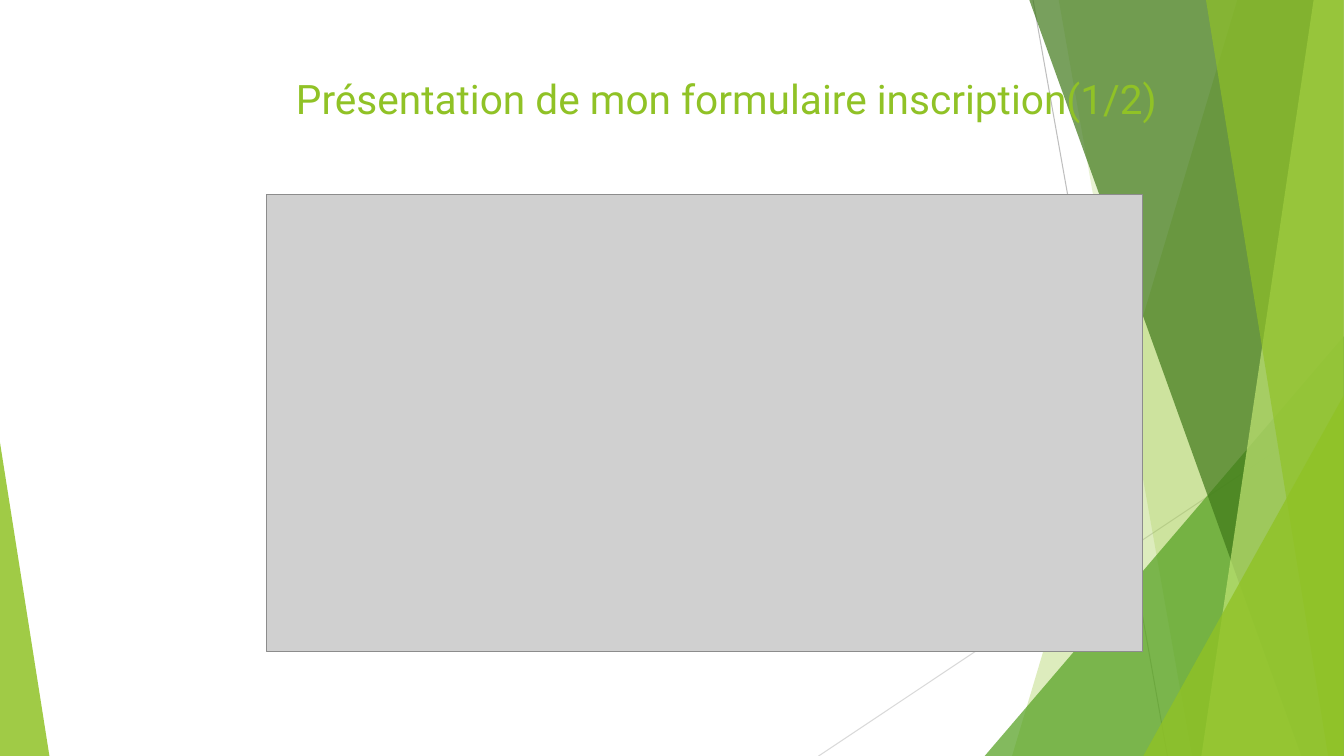
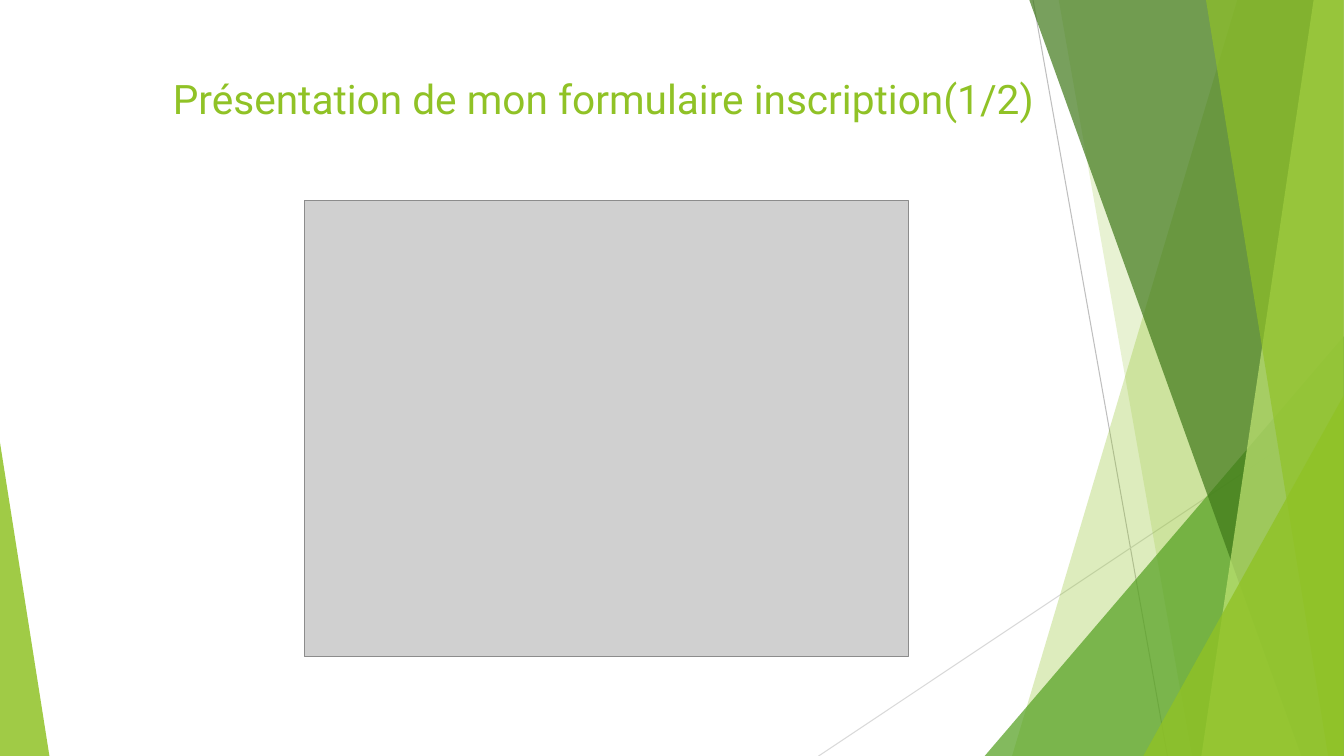
Before and after one commit to Kevin200122/DWWM, a slide deck: slide 2 of DossierProjetStage/DossierProjetBonus.odp. Drawn at 1344x756 pixels with LibreOffice and Linux fonts; fonts in the diff are those of the drawing; grey boxes stand for pictures. Boxes give left, top, right and bottom in pixels: in the first picture for what was removed or moved away, otherwise in the second. Text is boxed around its words. In the diff, an @@ line names an element or a change of style, - is before the commit and + after.

```diff
--- a/DossierProjetStage/DossierProjetBonus.odp
+++ b/DossierProjetStage/DossierProjetBonus.odp
@@ title "Présentation de mon formulaire inscription(1/2)" rewrapped from bbox=[296, 77, 1157, 124] to bbox=[173, 81, 1034, 123] @@
@@ picture: place and size @@
-picture at bbox=[266, 195, 1142, 651]
+picture at bbox=[304, 200, 908, 656]
```
Also in this commit, not shown: 9 other slides changed, 20 slides added, 6 slides removed, 2 other files.
